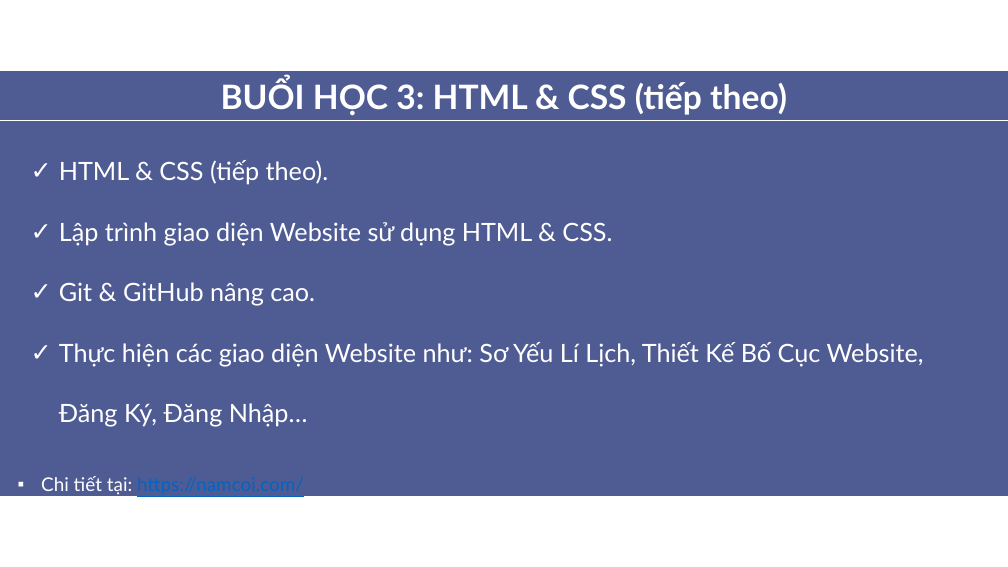
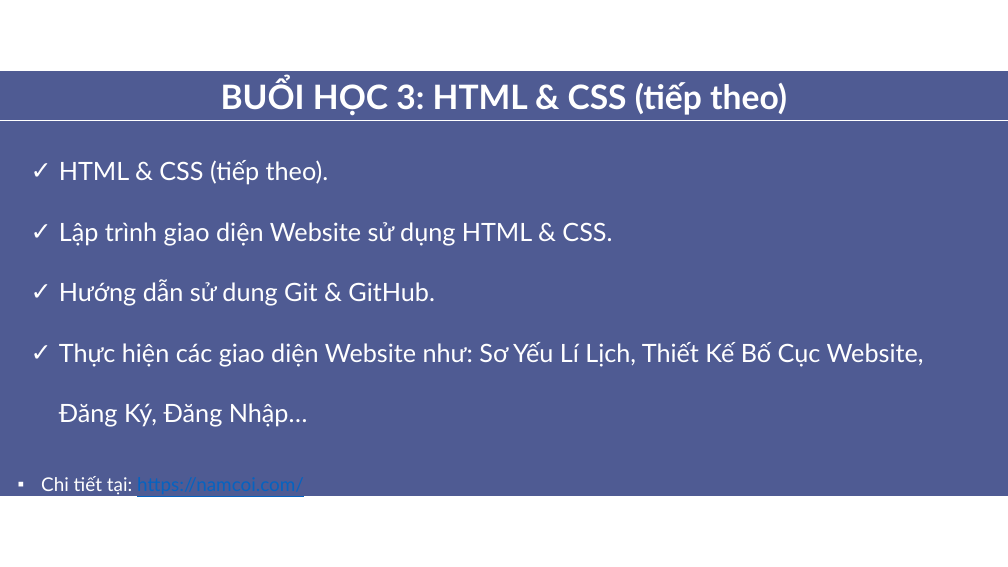
Before and after one commit to aptech-php/aptech-php-course, a slide deck: slide 5 of HTML-CSS-JS/nhap-mon-lap-trinh-web.pptx. Drawn at 1008x567 pixels with LibreOffice and Linux fonts; fonts in the diff are those of the drawing. Boxes give left, top, right and bottom in pixels: in the first picture for what was removed or moved away, otherwise in the second. Text is boxed around its words. In the diff, an @@ line names an element or a change of style, - is before the commit and + after.

```diff
--- a/HTML-CSS-JS/nhap-mon-lap-trinh-web.pptx
+++ b/HTML-CSS-JS/nhap-mon-lap-trinh-web.pptx
@@ text at (59, 280, 435, 306): text changed @@
-✓ Git & GitHub nâng cao.
+✓ Hướng dẫn sử dung Git & GitHub.
```
Also in this commit, not shown: 1 other slide changed, 7 other files.
